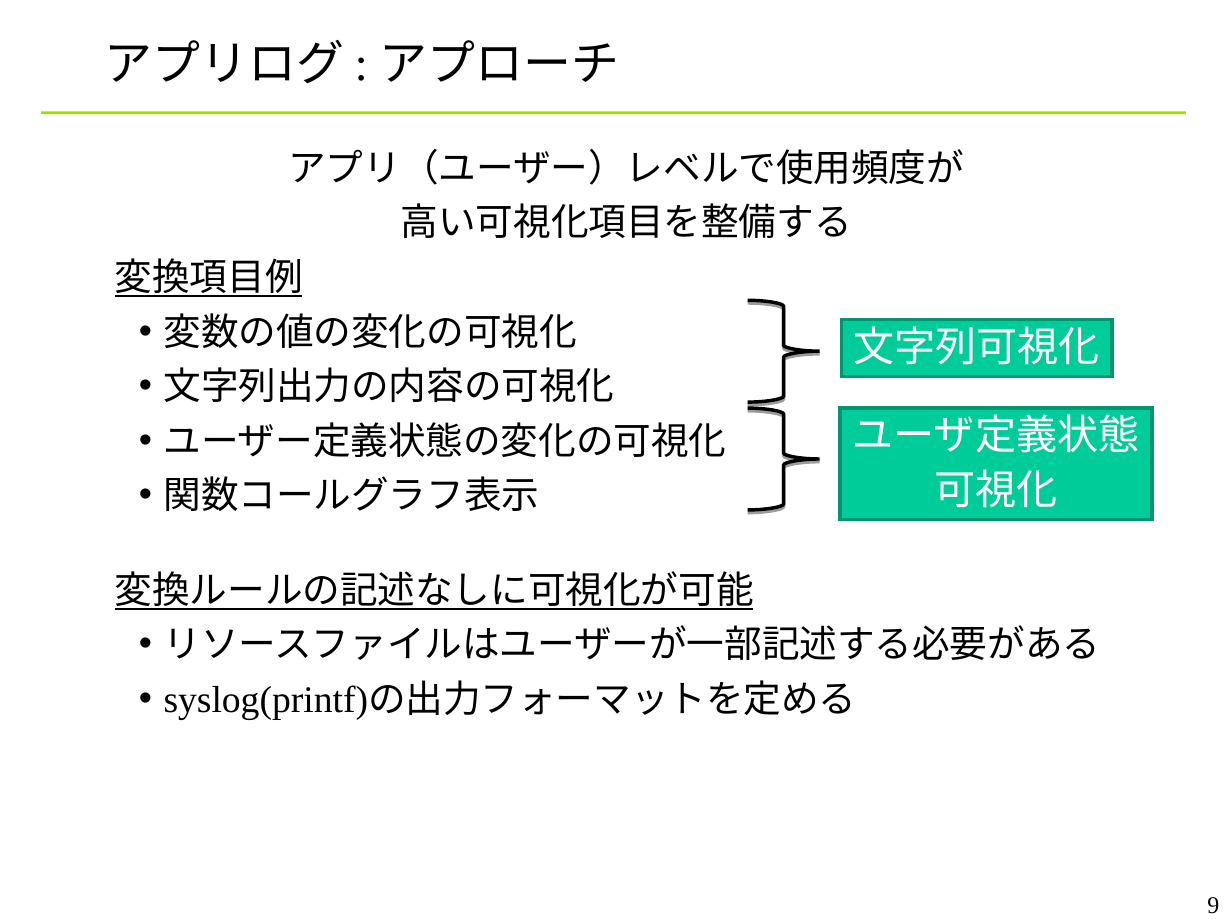
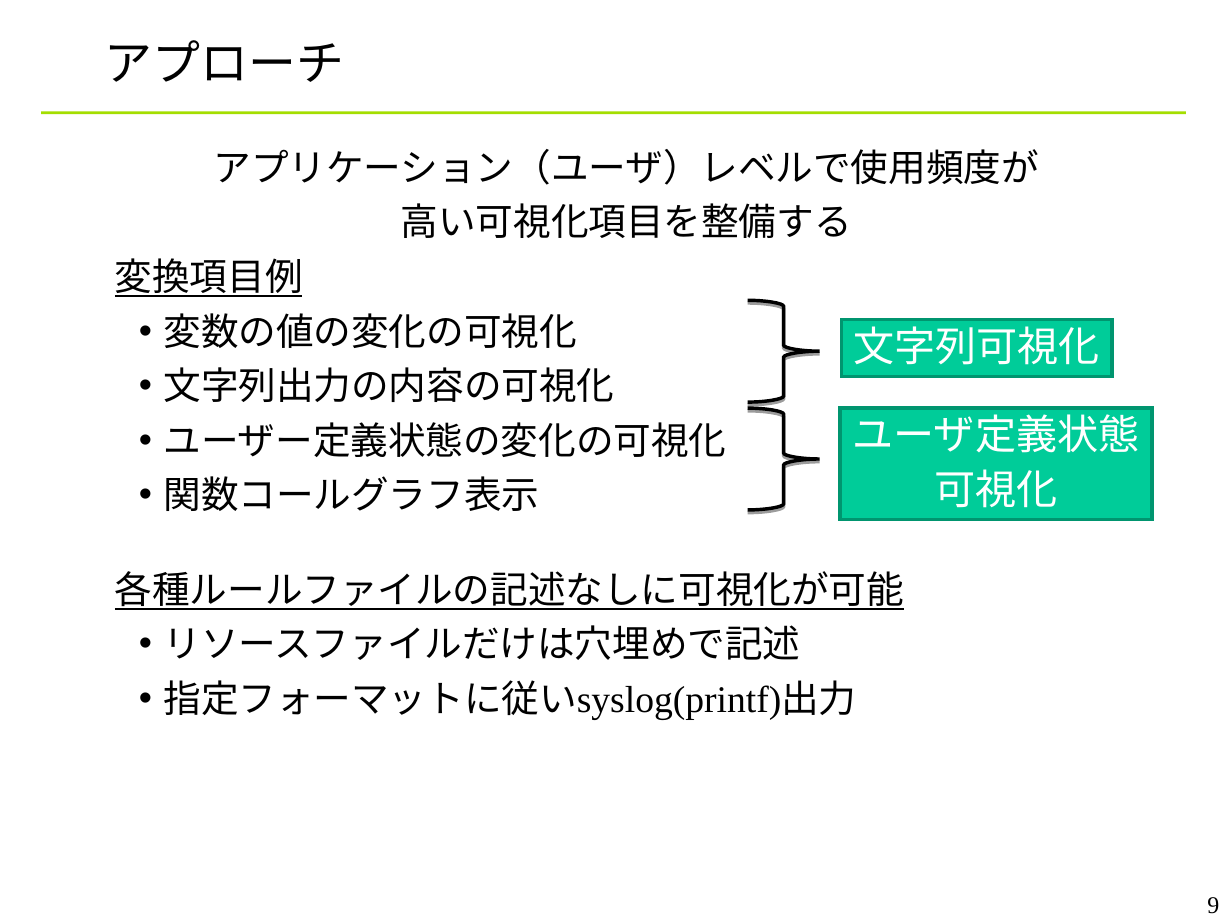
Before and after one commit to YixiaoLi/tlv4mc, a slide deck: slide 9 of doc/phase4/joho_koukankai/ojl-2nd-comm-yanagi.ppt. Drawn at 1232x924 pixels with LibreOffice and Linux fonts; fonts in the diff are those of the drawing; background and template pictures are left out. Boxes give left, top, right and bottom in pixels: in the first picture for what was removed or moved away, otherwise in the second. Text is boxed around its words. In the diff, an @@ line names an element or a change of style, - is before the commit and + after.

```diff
--- a/doc/phase4/joho_koukankai/ojl-2nd-comm-yanagi.ppt
+++ b/doc/phase4/joho_koukankai/ojl-2nd-comm-yanagi.ppt
@@ title at (105,40,344,82): text changed @@
-アプリログ : アプローチ
+アプローチ
@@ text at (214,149,1039,185): text changed @@
-アプリ（ユーザー）レベルで使用頻度が
+アプリケーション（ユーザ）レベルで使用頻度が
@@ text at (115,571,904,720): text changed @@
-変換ルールの記述なしに可視化が可能
-  • リソースファイルはユーザーが一部記述する必要がある
-  • syslog(printf)の出力フォーマットを定める
+各種ルールファイルの記述なしに可視化が可能
+  • リソースファイルだけは穴埋めで記述
+  • 指定フォーマットに従いsyslog(printf)出力
```
Also in this commit, not shown: 7 other slides changed.
